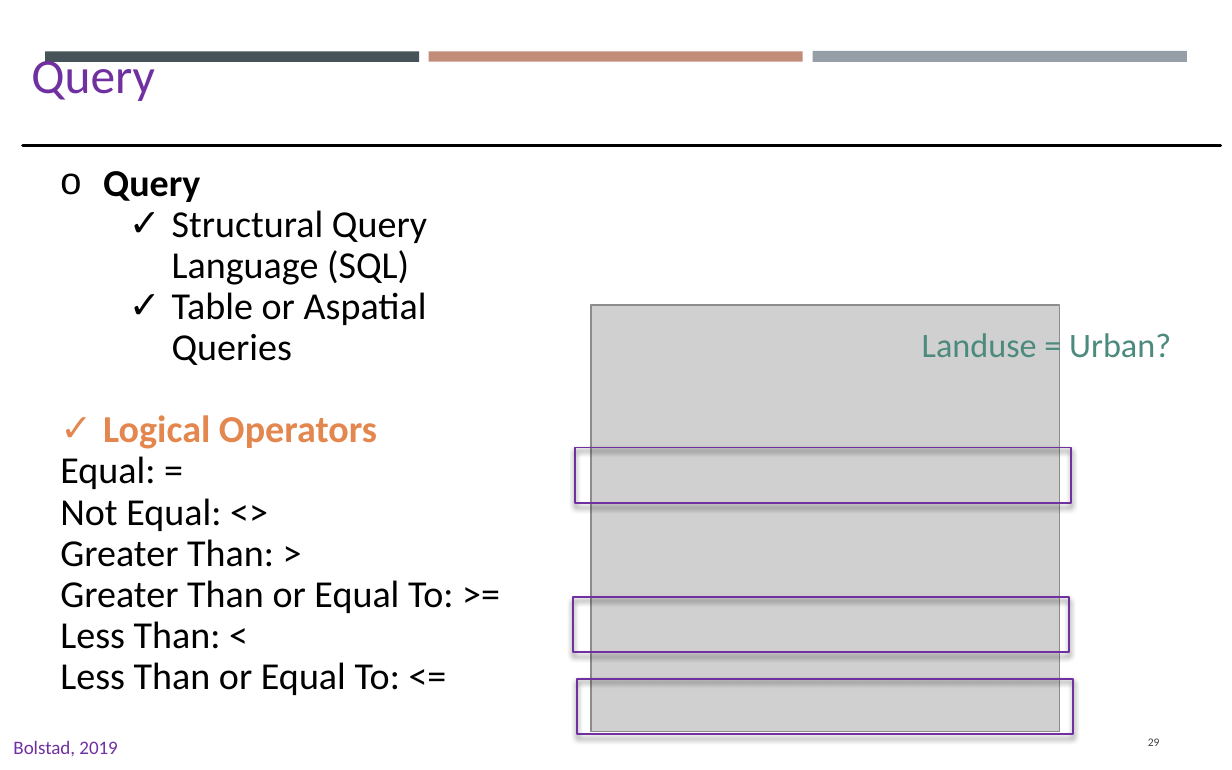
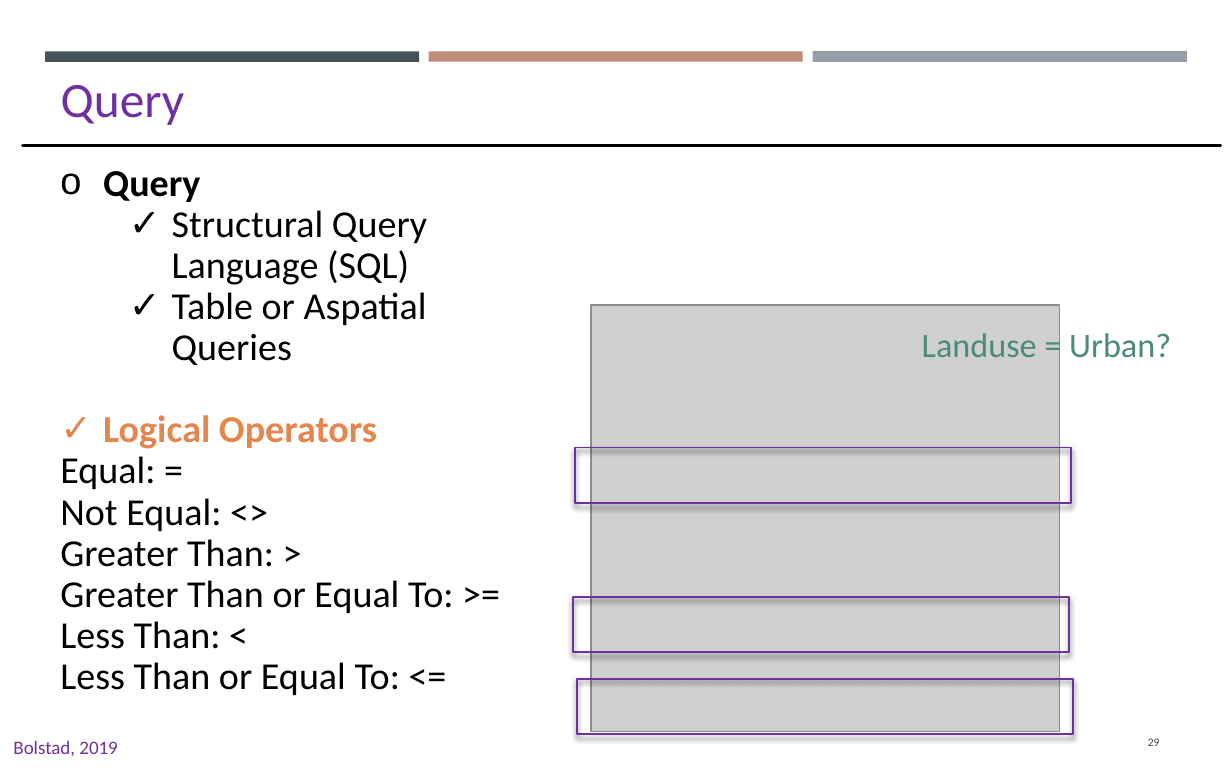
Before and after one commit to gisynw/GIS_I, a slide deck: slide 29 of docs/Lectures/Week05/Week05_GEOG2475_TU.pptx. Drawn at 1232x770 pixels with LibreOffice and Linux fonts; fonts in the diff are those of the drawing; grey boxes stand for pictures. Boxes give left, top, right and bottom in pixels: in the first picture for what was removed or moved away, otherwise in the second. Text is boxed around its words. In the diff, an @@ line names an element or a change of style, - is before the commit and + after.

```diff
--- a/docs/Lectures/Week05/Week05_GEOG2475_TU.pptx
+++ b/docs/Lectures/Week05/Week05_GEOG2475_TU.pptx
@@ text "Query" rewrapped from (31, 53, 155, 101) to (61, 85, 185, 125) @@
```
Also in this commit, not shown: 9 other slides changed, 3 slides added, 3 slides removed, 24 other files.
